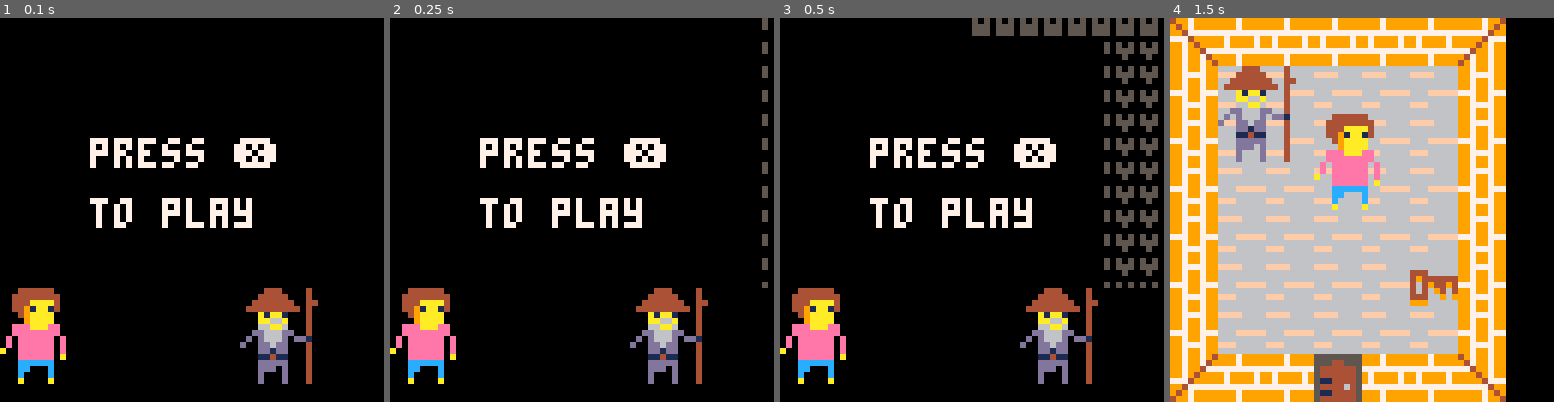
Above: before the commit, frames 1-4 (left to right).
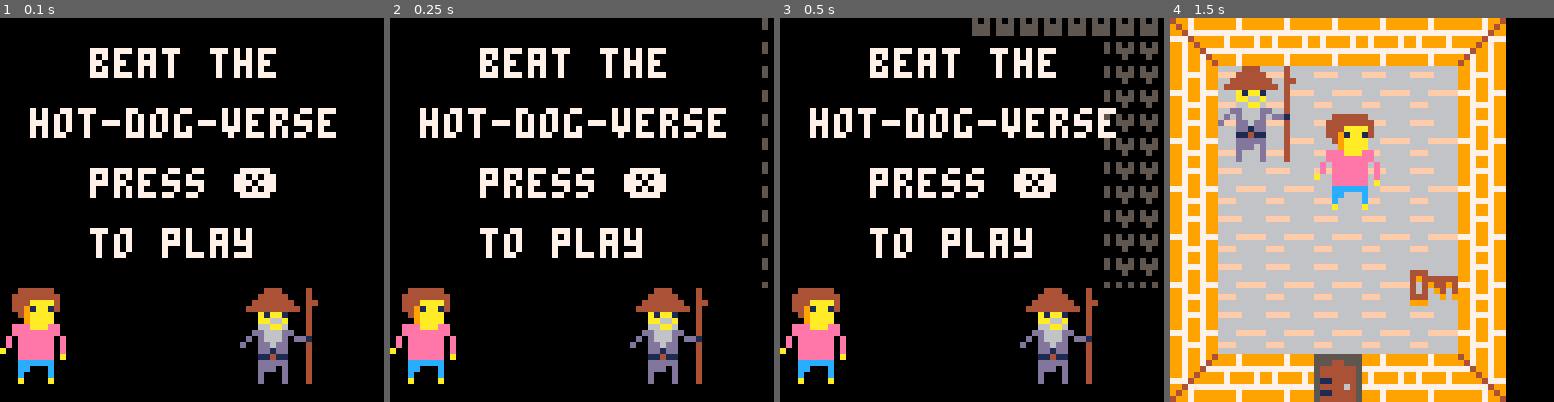
Above: after the commit, the same moments.

Repository: EmilieRobert33/LOWREZJAM
Game: PICO-8 cartridge jeux.p8
Same seed, same stepped clock (60 frames per second), same inputs: the game is played once before the commit and once after it.
Inputs:
- Up to frame 1 (0.1 s): no input
- Up to frame 2 (0.25 s): no input
- Up to frame 3 (0.5 s): tap O (Z key) at 0.33 s
- Up to frame 4 (1.5 s): tap O (Z key) at 0.7, 1.43 s; tap X (X key) at 1.07 s

The runs differ from the first frame. In frame 1, 11% of the frame differs, in the area x 7-88%, y 7-63%; in frame 2, 11%; in frame 3, 11%; in frame 4, nothing differs.

Commit message:
la beta gros

Diff:
--- a/jeux.p8
+++ b/jeux.p8
@@ -18,7 +18,8 @@
 	update_explo_maison()
 	update_combat()
 	update_boss()
-
+	update_m()
+	update_k()
 
 end
 
@@ -28,6 +29,8 @@
 	draw_combat()
 	draw_explo_maison()
 	draw_combat_boss()
+	draw_combat_m()
+	draw_combat_k()
 
 end
 ---------------------------------------
@@ -132,9 +135,9 @@
 		print("you are",25,0,7)
 		print("ready now.",25,10,7)
 		print("take the portal",0,20,7)
-		print("to hot-dog-city",0,30,7)
+		print("to hot-dog-verse",0,30,7)
 		print("to kill the",0,40,7)
-		print("hot-dog master",0,50,8)
+		print("hot-doggy-dog",0,50,8)
 		print("at north.",0,59,7)
 	elseif etat=="dialogue_debut_sensei" then
 		cls()
@@ -173,8 +176,8 @@
 		print("to protect",25,10,7)
 		print("my king. ",0,20,7)
 		print("shame on me !!",0,30,8)
-		--print("mustard and",0,40,7)
-		--print("ketchup !!!",0,50,7)
+		print("mustard",0,40,8)
+		print("will b-eat you!",0,50,7)
 
 
 
@@ -389,7 +392,10 @@
 	elseif etat=="dialogue_debut_sensei" then
 		if (cos(2*t())>0 and s_parle==8) s_parle=11
 		if (cos(2*t())<0 and s_parle==11) s_parle=8
-		if (btnp(5) ) etat="sensei_combat"
+		if (btnp(5) ) then
+			etat="sensei_combat"
+			music(02)
+		end
 
 	elseif etat=="dialogue_fin_sensei" then
 		if (cos(2*t())>0 and s_parle==8) s_parle=11
@@ -539,13 +545,23 @@
 function u_degat()
 	life-=degat
 	if (life<=0) then
-		life=0
+		life=51
+		ma_vie=4
 		if etat=="sensei_combat" then
 			etat="dialogue_fin_sensei"
+			music(01)
 		elseif etat=="combat_saucisse" then
 			etat="dialogue_fin_soso"
+			music(01)
+		elseif etat=="combat_m" then
+			etat="explo_hot_dog_city"
+			music(01)
+		elseif etat=="combat_k" then
+			etat="explo_hot_dog_city"
+			music(01)
 		elseif etat=="combat_boss" then
 			etat="explo_hot_dog_city"
+			music(01)
 		end
 	end
 end
@@ -842,6 +858,360 @@
 		end
 	end
 end
+---------------------------------------------
+---------------------------------------------
+---combat moutarde
+----------------------------------------------
+----------------------------------------------
+----------------------------------------------
+
+function draw_combat_m()
+
+
+	if etat=="combat_m" then
+		cls()
+		screen_shake()
+		palt(0,false)
+		rect(0,52,63,62,1)
+		rectfill(1,53,62,61,0)
+		palt()
+		draw_life()
+		draw_m()
+		draw_ma_vie()
+		line(27,53,27,61,11)
+		line(40,53,40,61,11)
+		for i=1,#notes do
+			local n=notes[i]
+			print(n.s,n.x,n.y)
+--			pset(n.x+3,n.y+3,9)
+
+		end
+
+		for a=1,#fini do
+			local n=fini[i]
+			if n!=nill then
+				print(n.s,n.x,n.y)
+--				pset(n.x+3,n.y+3,9)
+			end
+
+		end
+
+	end
+end
+
+function draw_m()
+
+	if life>25 then
+		spr(157,26,12,2,3)
+	else
+		spr(155,27,12,2,3)
+	end
+end
+
+function update_m()
+
+
+	if etat=="combat_m" then
+		rand_pat()
+		faire_c_b()
+		if (btnp(2)) then
+			if (notes[1]!=nill and notes[1].x>=27 and notes[1].x<=40 and notes[1].s=="⬆️") then
+				del(notes,notes[1])
+				u_degat()
+				sfx(30+combo)
+				combo+=1
+				if (combo>9) combo=0
+			else
+				sfx(40)
+				perdre_ma_vie()
+				combo=0
+				offset=0.08
+			end
+		end
+		if (btnp(3)) then
+			if (notes[1]!=nill and notes[1].x>=27 and notes[1].x<=40 and notes[1].s=="⬇️") then
+				del(notes,notes[1])
+				u_degat()
+				sfx(30+combo)
+				combo+=1
+				if (combo>9) combo=0
+			else
+				sfx(40)
+				perdre_ma_vie()
+				combo=0
+				offset=0.08
+
+			end
+		end
+
+		if (btnp(0)) then
+			if (notes[1]!=nill and notes[1].x>=27 and notes[1].x<=40 and notes[1].s=="⬅️") then
+				del(notes,notes[1])
+				u_degat()
+				sfx(30+combo)
+				combo+=1
+				if (combo>9) combo=0
+			else
+				sfx(40)
+				perdre_ma_vie()
+				combo=0
+				offset=0.08
+
+			end
+		end
+
+		if (btnp(1)) then
+			if (notes[1]!=nill and notes[1].x>=27 and notes[1].x<=40 and notes[1].s=="➡️") then
+				del(notes,notes[1])
+				sfx(30+combo)
+				u_degat()
+				combo+=1
+				if (combo>9) combo=0
+			else
+				sfx(40)
+				perdre_ma_vie()
+				combo=0
+				offset=0.08
+
+			end
+		end
+
+		if (btnp(5)) then
+			if (notes[1]!=nill and notes[1].x>=27 and notes[1].x<=40 and notes[1].s=="❎") then
+				del(notes,notes[1])
+				sfx(30+combo)
+				u_degat()
+				combo+=1
+				if (combo>9) combo=0
+			else
+				sfx(40)
+				perdre_ma_vie()
+				combo=0
+				offset=0.08
+
+			end
+		end
+
+
+		if (btnp(4)) then
+			if (notes[1]!=nill and notes[1].x>=27 and notes[1].x<=40 and notes[1].s=="🅾️") then
+				del(notes,notes[1])
+				sfx(30+combo)
+				u_degat()
+				combo+=1
+				if (combo>9) combo=0
+			else
+				sfx(40)
+				perdre_ma_vie()
+				combo=0
+				offset=0.08
+
+			end
+		end
+…(5 lines of a section not shown)…
+		for i=1,#notes do
+			if (notes[i]!=nill) then
+				notes[i].x-=0.80
+				if (notes[i].x<20) then
+					add(fini,notes[i])
+					del(notes,notes[i])
+					sfx(40)
+					perdre_ma_vie()
+					offset=0.08
+				end
+			end
+		end
+		for a=1,#fini do
+			if (fini[i]!=nill) and (fini[i].x<-7) then
+				del(fini,notes[i])
+			end
+		end
+	end
+end
+
+--------------------------------------------------------
+--------------------------------------------------------
+--------combat ketchup ---------------------------------
+----------------------------------------------------------
+---------------------------------------------------------
+function draw_combat_k()
+
+
+	if etat=="combat_k" then
+		cls()
+		screen_shake()
+		palt(0,false)
+		rect(0,52,63,62,1)
+		rectfill(1,53,62,61,0)
+		palt()
+		draw_life()
+		draw_k()
+		draw_ma_vie()
+		line(27,53,27,61,11)
+		line(40,53,40,61,11)
+		for i=1,#notes do
+			local n=notes[i]
+			print(n.s,n.x,n.y)
+--			pset(n.x+3,n.y+3,9)
+
+		end
+
+		for a=1,#fini do
+			local n=fini[i]
+			if n!=nill then
+				print(n.s,n.x,n.y)
+--				pset(n.x+3,n.y+3,9)
+			end
+
+		end
+
+	end
+end
+
+function draw_k()
+
+	if life>25 then
+		spr(151,26,12,2,3)
+	else
+		spr(153,27,12,2,3)
+	end
+end
+function update_k()
+
+
+	if etat=="combat_k" then
+		rand_pat()
+		faire_c_b()
+		if (btnp(2)) then
+			if (notes[1]!=nill and notes[1].x>=27 and notes[1].x<=40 and notes[1].s=="⬆️") then
+				del(notes,notes[1])
+				u_degat()
+				sfx(30+combo)
+				combo+=1
+				if (combo>9) combo=0
+			else
+				sfx(40)
+				perdre_ma_vie()
+				combo=0
+				offset=0.08
+			end
+		end
+		if (btnp(3)) then
+			if (notes[1]!=nill and notes[1].x>=27 and notes[1].x<=40 and notes[1].s=="⬇️") then
+				del(notes,notes[1])
+				u_degat()
+				sfx(30+combo)
+				combo+=1
+				if (combo>9) combo=0
+			else
+				sfx(40)
+				perdre_ma_vie()
+				combo=0
+				offset=0.08
+
+			end
+		end
+
+		if (btnp(0)) then
+			if (notes[1]!=nill and notes[1].x>=27 and notes[1].x<=40 and notes[1].s=="⬅️") then
+				del(notes,notes[1])
+				u_degat()
+				sfx(30+combo)
+				combo+=1
+				if (combo>9) combo=0
+			else
+				sfx(40)
+				perdre_ma_vie()
+				combo=0
+				offset=0.08
+
+			end
+		end
+
+		if (btnp(1)) then
+			if (notes[1]!=nill and notes[1].x>=27 and notes[1].x<=40 and notes[1].s=="➡️") then
+				del(notes,notes[1])
+				sfx(30+combo)
+				u_degat()
+				combo+=1
+				if (combo>9) combo=0
+			else
+				sfx(40)
+				perdre_ma_vie()
+				combo=0
+				offset=0.08
+
+			end
+		end
+
+		if (btnp(5)) then
+			if (notes[1]!=nill and notes[1].x>=27 and notes[1].x<=40 and notes[1].s=="❎") then
+				del(notes,notes[1])
+				sfx(30+combo)
+				u_degat()
+				combo+=1
+				if (combo>9) combo=0
+			else
+				sfx(40)
+				perdre_ma_vie()
+				combo=0
+				offset=0.08
+
+			end
+		end
+
+
+		if (btnp(4)) then
+			if (notes[1]!=nill and notes[1].x>=27 and notes[1].x<=40 and notes[1].s=="🅾️") then
+				del(notes,notes[1])
+				sfx(30+combo)
+				u_degat()
+				combo+=1
+				if (combo>9) combo=0
+			else
+				sfx(40)
+				perdre_ma_vie()
+				combo=0
+				offset=0.08
+
+			end
+		end
+…(5 lines of a section not shown)…
+		for i=1,#notes do
+			if (notes[i]!=nill) then
+				notes[i].x-=0.80
+				if (notes[i].x<20) then
+					add(fini,notes[i])
+					del(notes,notes[i])
+					sfx(40)
+					perdre_ma_vie()
+					offset=0.08
+				end
+			end
+		end
+		for a=1,#fini do
+			if (fini[i]!=nill) and (fini[i].x<-7) then
+				del(fini,notes[i])
+			end
+		end
+	end
+end
+…(5 lines of a section not shown)…
+----------------------------------------------------------
+----------------------------------------------------------
+----------------------------------------------------------
 
 ------------------------------------
 ------------------------------------
@@ -850,17 +1220,24 @@
 	frame+=1
 	if (frame>=temps) then
 		frame=0
-		temps=55
 		if etat=="sensei_combat" then
 			faire_note(touche[flr(rnd(5))])
+			temps=55
 		elseif etat=="combat_saucisse" then
 			faire_note(touche_so[flr(rnd(5.5))])
+			temps=55
+		elseif etat=="combat_m" then
+			faire_note(touche_so[flr(rnd(5.5))])
+			temps=50
+		elseif etat=="combat_k" then
+			faire_note(touche_so[flr(rnd(5.5))])
+			temps=50
 		elseif etat=="combat_boss" then
 			faire_note(touche_boss[flr(rnd(6.5))])
-		end
-	end
-end
-
+			temps=45
+		end
+	end
+end
 
 function pattern(s)
 	frame+=1
@@ -989,8 +1366,10 @@
 function draw_menu()
 	cls()
 	draw_carreau()
-	print("press ❎",15,20,7)
-	print("to play",15,30,7)
+	print("beat the",15,5,7)
+	print("hot-dog-verse",5,15,7)
+	print("press ❎",15,25,7)
+	print("to play",15,35,7)
 	spr(64,0,45,2,2)
 	spr(96,40,45,2,2)
 
@@ -1164,35 +1543,35 @@
 		newy=26
 		p.flag=0
 		swap_tile(x,y)
-		--music(01)
+		music(01)
 
 	elseif(is_tile(tel,x,y) and p.flag==0) then
 		--combat saucisse
 		etat="combat_saucisse"
-		music(15)
+		music(02)
 		--mapx=0
 		--mapy=0
-		p.flag=4
+		p.flag=2
 		swap_tile(x,y)
 
 	elseif(is_tile(tel,x,y) and p.flag==2) then
 		--combat moutarde
 		etat="combat_m"
-		music(15)
+		music(02)
 		p.flag=3
 		swap_tile(x,y)
 
 	elseif(is_tile(tel,x,y) and p.flag==3) then
 		--combat ketchup
 		etat="combat_k"
-		music(15)
+		music(02)
 		p.flag=4
 		swap_tile(x,y)
 
 	elseif(is_tile(tel,x,y) and p.flag==4) then
 		--combat boss
 		etat="combat_boss"
-		music(15)
+		music(02)
 		p.flag=5
 		swap_tile(x,y)
 
@@ -1230,10 +1609,10 @@
 		for y=mapy, mapy+8 do
 			if(is_tile(anim1,x,y))then
 				swap_tile(x,y)
-				sfx(2)
+				--sfx(2)
 			elseif(is_tile(anim2,x,y)) then
 				unswap_tile(x,y)
-				sfx(2)
+				--sfx(2)
 			end
 		end
 	end
